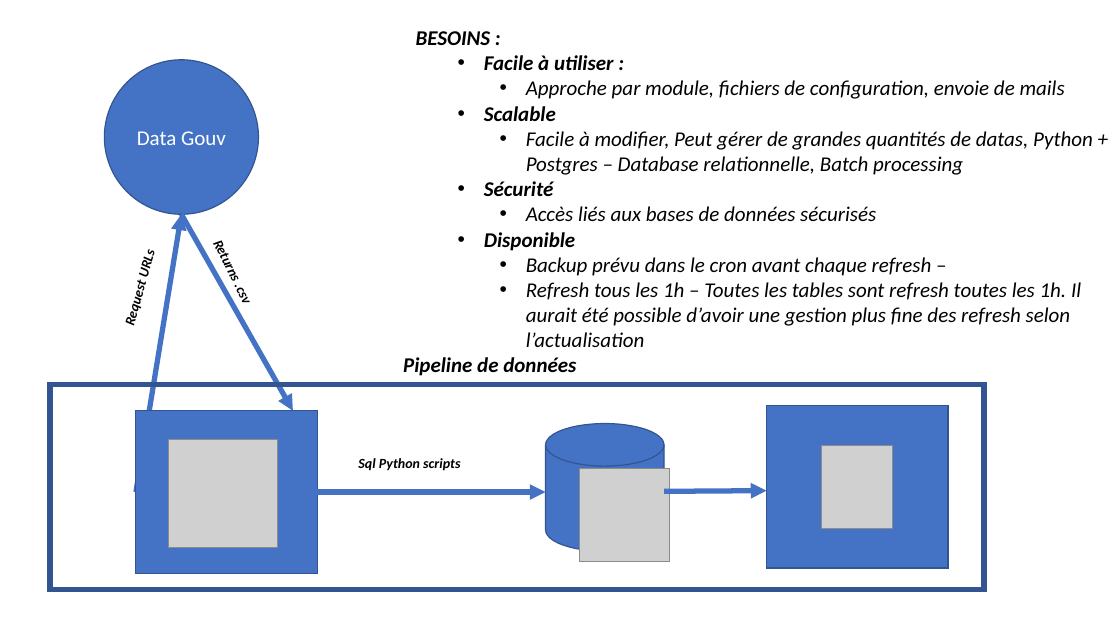
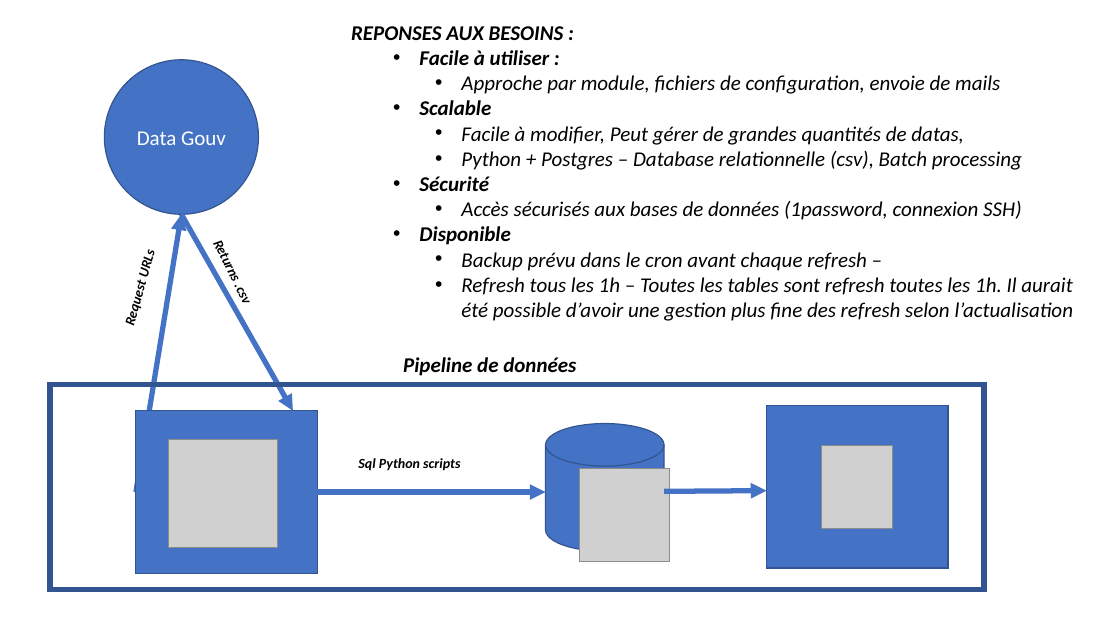
Before and after one commit to antoinersw/data-pipeline, a slide deck: slide 5 of présentation.pptx. Drawn at 1120x630 pixels with LibreOffice and Linux fonts; fonts in the diff are those of the drawing; grey boxes stand for pictures. Boxes give left, top, right and bottom in pixels: in the first picture for what was removed or moved away, otherwise in the second. Text is boxed around its words. In the diff, an @@ line names an element or a change of style, - is before the commit and + after.

```diff
--- a/présentation.pptx
+++ b/présentation.pptx
@@ text "REPONSES AUX BESOINS :": place and size @@
-text "REPONSES AUX BESOINS :" at box(416, 31, 1093, 347)
+text "REPONSES AUX BESOINS :" at box(351, 26, 1074, 321)
@@ text at box(351, 26, 564, 40): text changed @@
-BESOINS :
+REPONSES AUX BESOINS :
@@ text at box(461, 126, 1022, 170): text changed @@
-    • Facile à modifier, Peut gérer de grandes quantités de datas, Python + Postgres – Database relationnelle, Batch processing
+    • Facile à modifier, Peut gérer de grandes quantités de datas,
+    • Python + Postgres – Database relationnelle (csv), Batch processing
@@ text at box(461, 201, 1021, 220): text changed @@
-    • Accès liés aux bases de données sécurisés
+    • Accès sécurisés aux bases de données (1password, connexion SSH)
```
Also in this commit, not shown: 5 other slides changed, 8 slides added, 2 slides removed, 2 other files.
